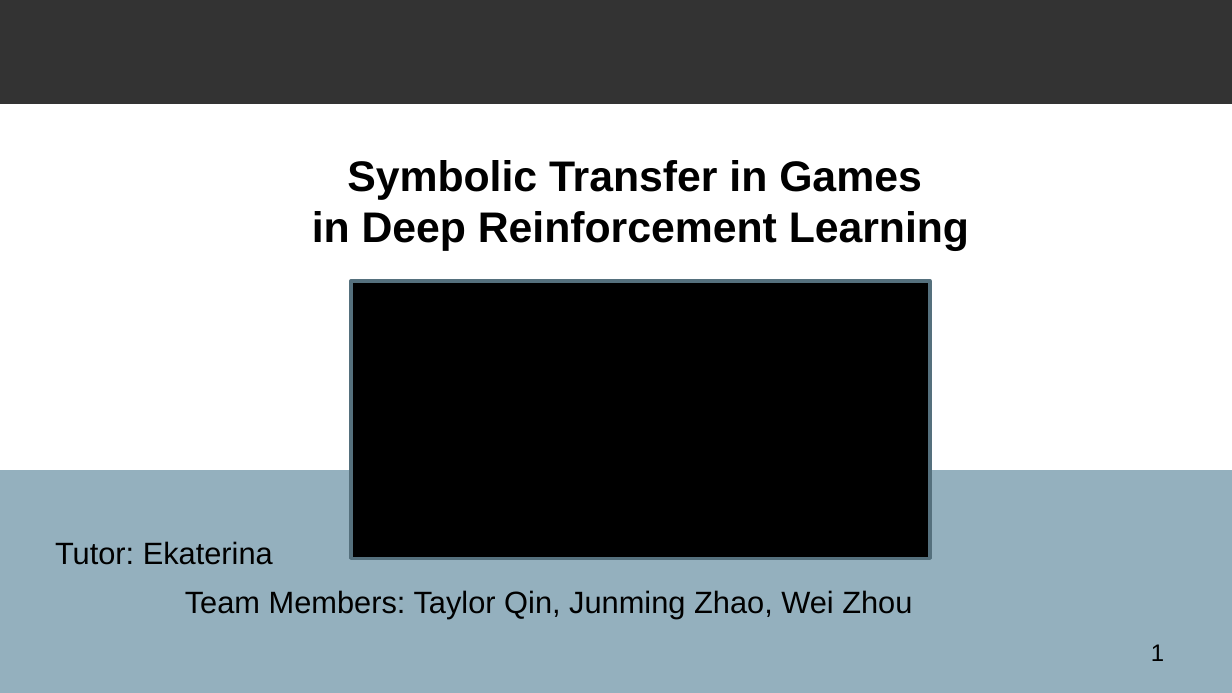
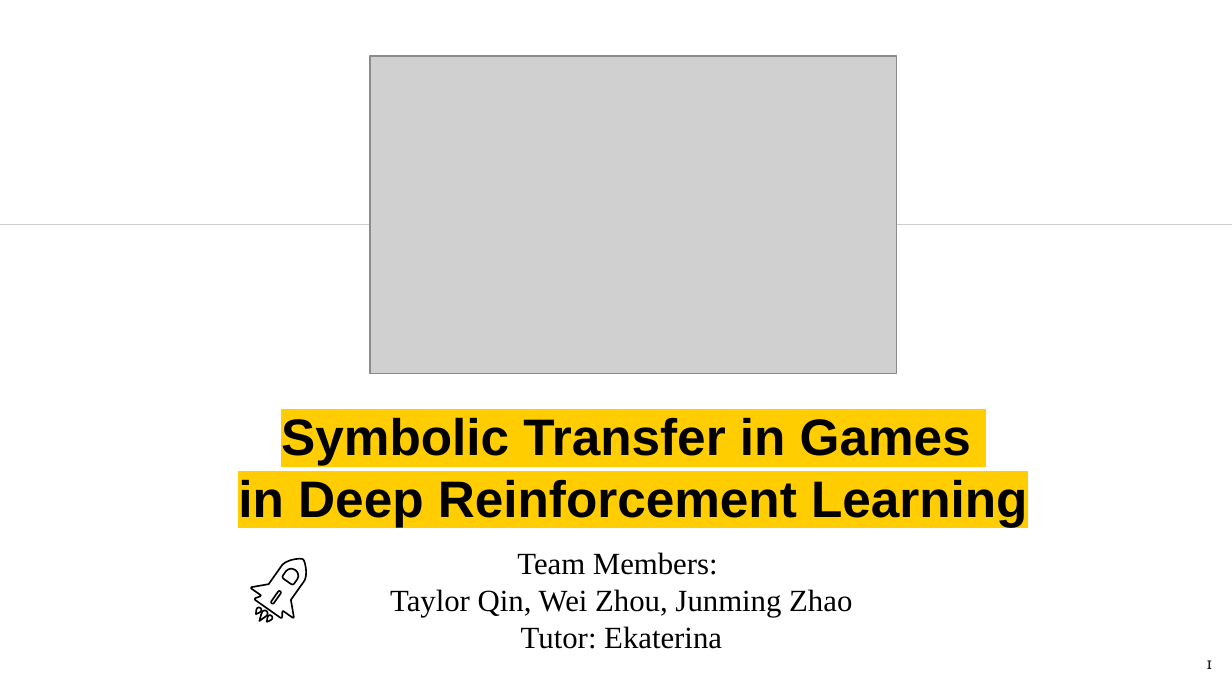
Before and after one commit to zishanqin/Symbolic-transfer, a slide deck: slide 1 of lecture presentation slide.pptx. Drawn at 1232x693 pixels with LibreOffice and Linux fonts; fonts in the diff are those of the drawing; grey boxes stand for pictures; background and template pictures are left out. Boxes give left, top, right and bottom in pixels: in the first picture for what was removed or moved away, otherwise in the second. Text is boxed around its words. In the diff, an @@ line names an element or a change of style, - is before the commit and + after.

```diff
--- a/lecture presentation slide.pptx
+++ b/lecture presentation slide.pptx
@@ rectangle removed at (0,0,1232,103) @@
@@ picture added at (370,55,897,373) @@
@@ ellipse added at (467,76,764,373), fill #FFCD00 @@
@@ line added from (0, 224) to (1232, 224), #CCCCCC 0.75 pt @@
@@ rectangle removed at (351,281,930,558) @@
@@ title "Symbolic Transfer in Games in ..." at (238,417,1027,527): vertical alignment top to middle @@
@@ title at (238,417,1027,527): text changed; size 25 to 30 pt @@
-Symbolic Transfer in Games
-in Deep Reinforcement Learning
+Symbolic Transfer in Games
+in Deep Reinforcement Learning
@@ rectangle removed at (0,471,1232,693) @@
@@ text removed at (55,541,273,565) @@
-Tutor: Ekaterina
@@ subtitle at (390,552,852,649): text changed; font Arial to Times New Roman @@
-Team Members: Taylor Qin, Junming Zhao, Wei Zhou
+Team Members:
+Taylor Qin, Wei Zhou, Junming Zhao
+Tutor: Ekaterina
@@ group added at (248,557,315,624): 4 freeform shapes @@
@@ page number: place and size @@
-page number at (1151,644,1164,661)
+page number at (1206,660,1213,669)
@@ page number at (1206,660,1213,669): size 14 to 10 pt, font Arial to Vollkorn, text colour #000000 to #1D1D1B @@
```
Also in this commit, not shown: 3 other slides changed, 38 slides added, 2 slides removed, 1 other file.
